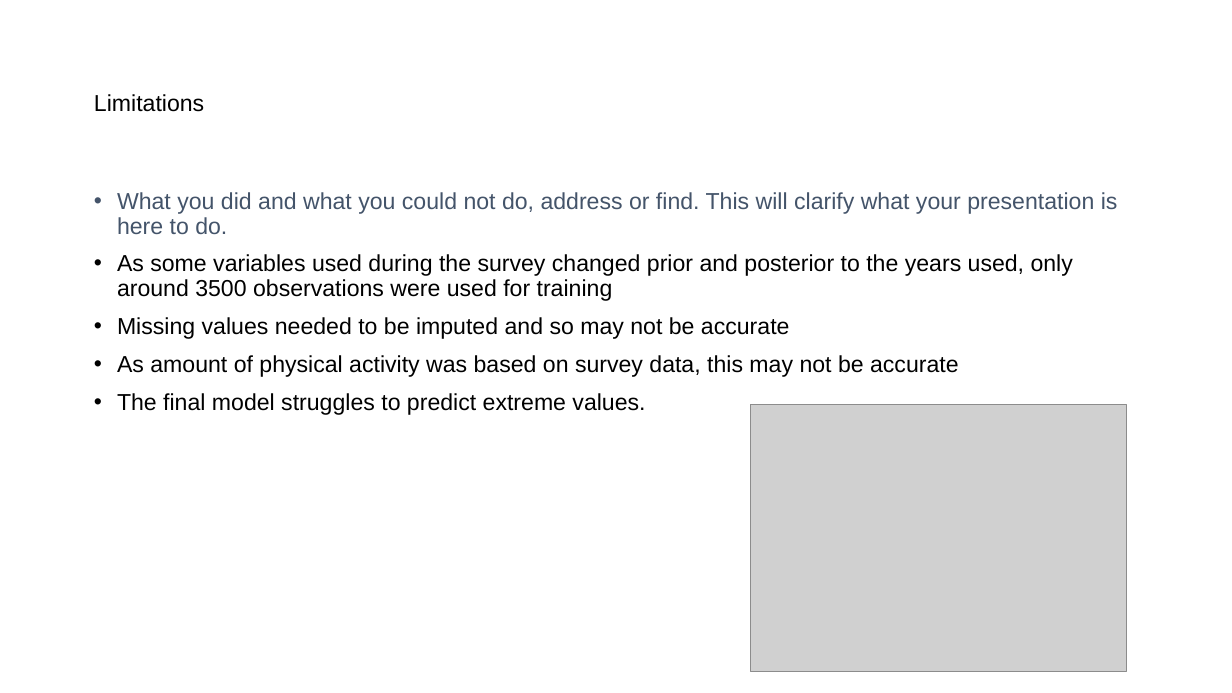
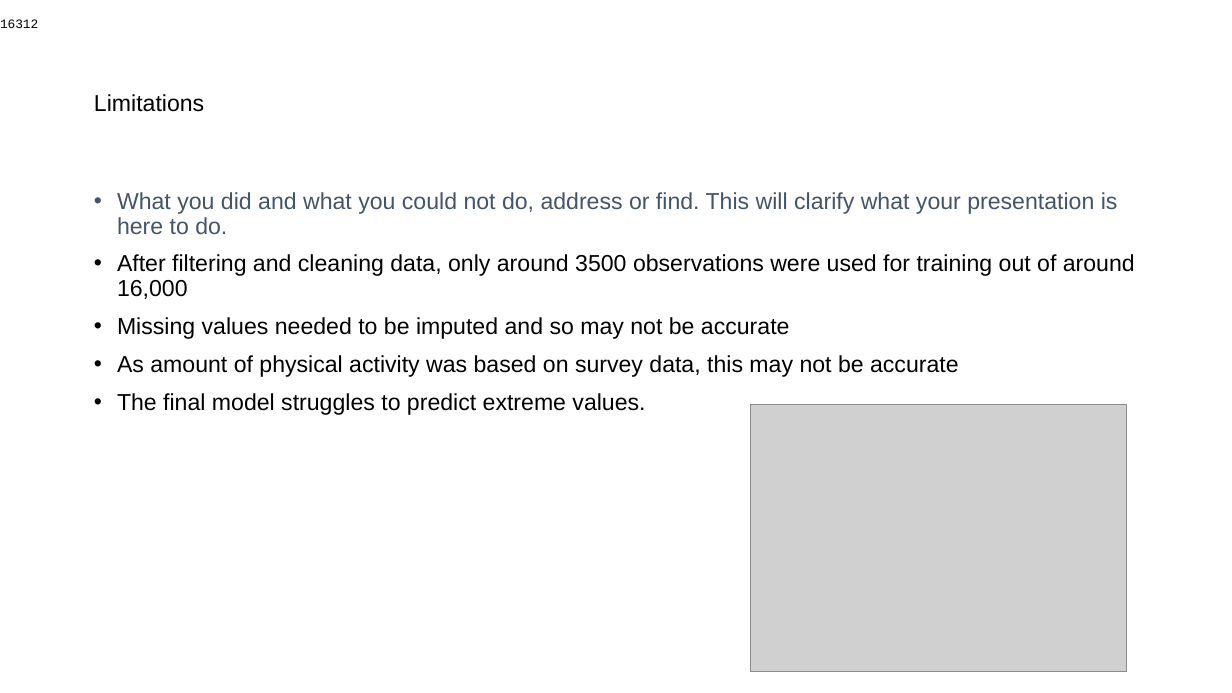
Before and after one commit to mathisme/ThinkfulDSFinalCapstone, a slide deck: slide 9 of Presentation.pptx. Drawn at 1232x693 pixels with LibreOffice and Linux fonts; fonts in the diff are those of the drawing; grey boxes stand for pictures. Boxes give left, top, right and bottom in pixels: in the first picture for what was removed or moved away, otherwise in the second. Text is boxed around its words. In the diff, an @@ line names an element or a change of style, - is before the commit and + after.

Commit message:
working on presentation

```diff
--- a/Presentation.pptx
+++ b/Presentation.pptx
@@ text added at <box>0,19,38,28</box>, 10 pt, text #000000 @@
+16312
@@ text at <box>117,254,1135,299</box>: text changed @@
-• As some variables used during the survey changed prior and posterior to the years used, only around 3500 observations were used for training
+• After filtering and cleaning data, only around 3500 observations were used for training out of around 16,000
```
Also in this commit, not shown: 1 other slide changed, 2 slides added, 1 other file.
